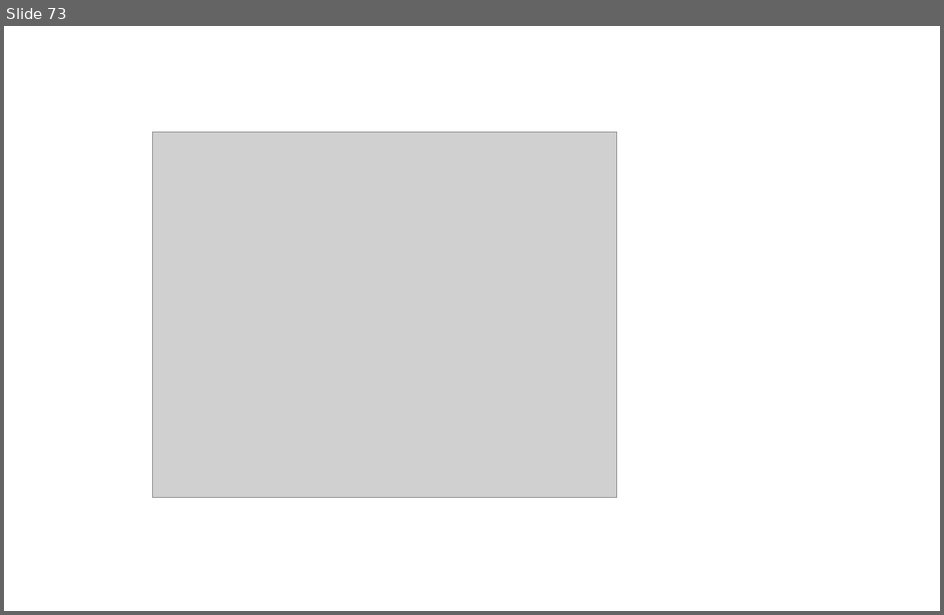
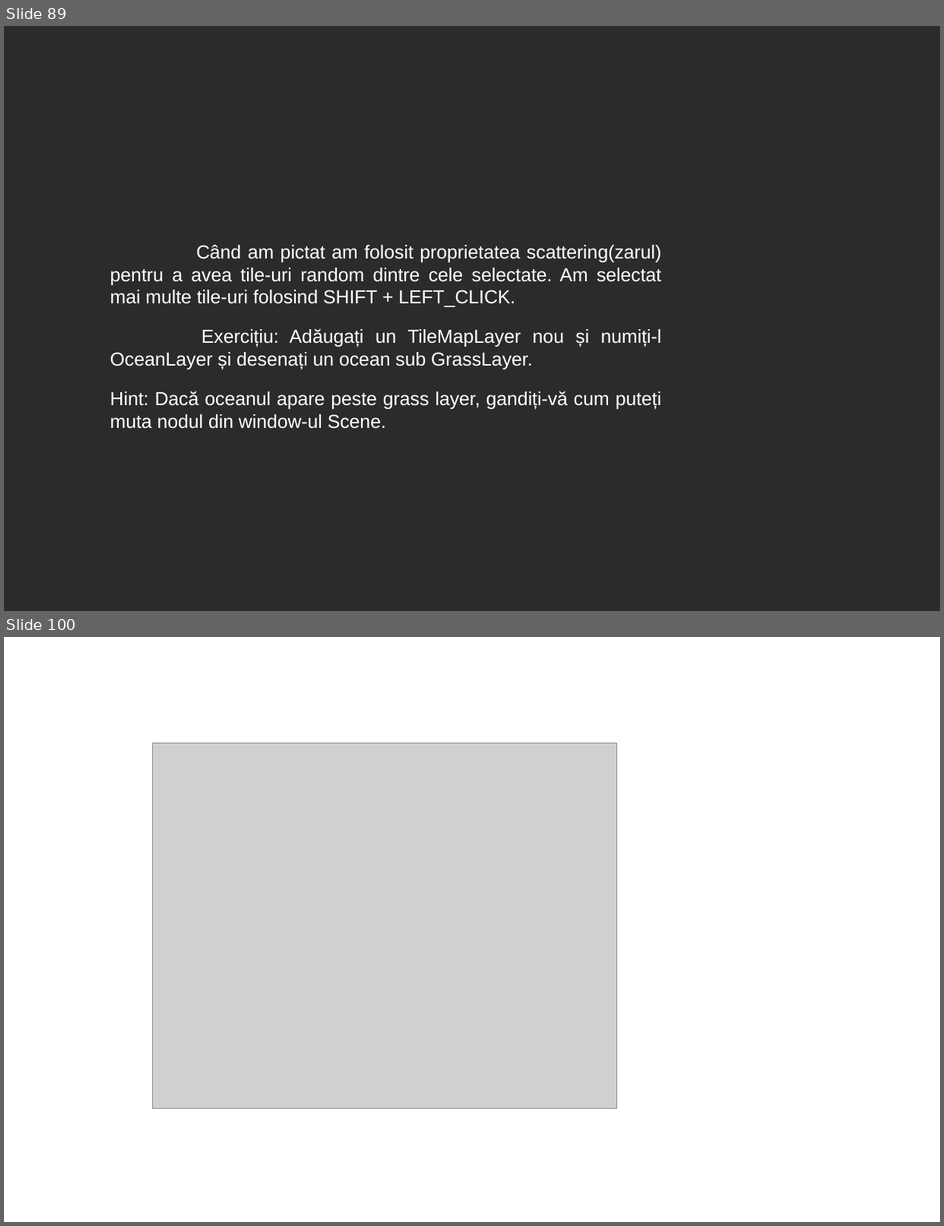
Before and after one commit to 0xspiderr/gdc-upt-presentations, a slide deck: presentation_1/1_introducere_in_godot.odp. Shown one above the other, each under a label of ours: slide 73 before the commit, slides 89 and 100 after it; the slides between them are not shown. The pictures are 944x615 and 944x1226 pixels, drawn with LibreOffice and Linux fonts; fonts in the diff are those of the drawing; grey boxes stand for pictures; background and template pictures are left out; a plain dark background stands for a picture behind light text. Boxes give left, top, right and bottom in pixels: in the first picture for what was removed or moved away, otherwise in the second. Text is boxed around its words. In the diff, an @@ line names an element or a change of style, - is before the commit and + after.

```diff
--- a/presentation_1/1_introducere_in_godot.odp
+++ b/presentation_1/1_introducere_in_godot.odp
@@ slide 89 added at (4, 26, 940, 611), background picture (left out) @@
@@ text added at (110, 245, 662, 429), 16 pt, text #FFFFFF @@
+Când am pictat am folosit proprietatea scattering(zarul) pentru a avea tile-uri random dintre cele selectate. Am selectat mai multe tile-uri folosind SHIFT + LEFT_CLICK.
+Exercițiu: Adăugați un TileMapLayer nou și numiți-l OceanLayer și desenați un ocean sub GrassLayer.
+Hint: Dacă oceanul apare peste grass layer, gandiți-vă cum puteți muta nodul din window-ul Scene.
@@ what was slide 73 is now slide 100 @@
```
Also in this commit, not shown: 10 slides changed, 27 other slides added, 1 slide removed, 19 other files.
